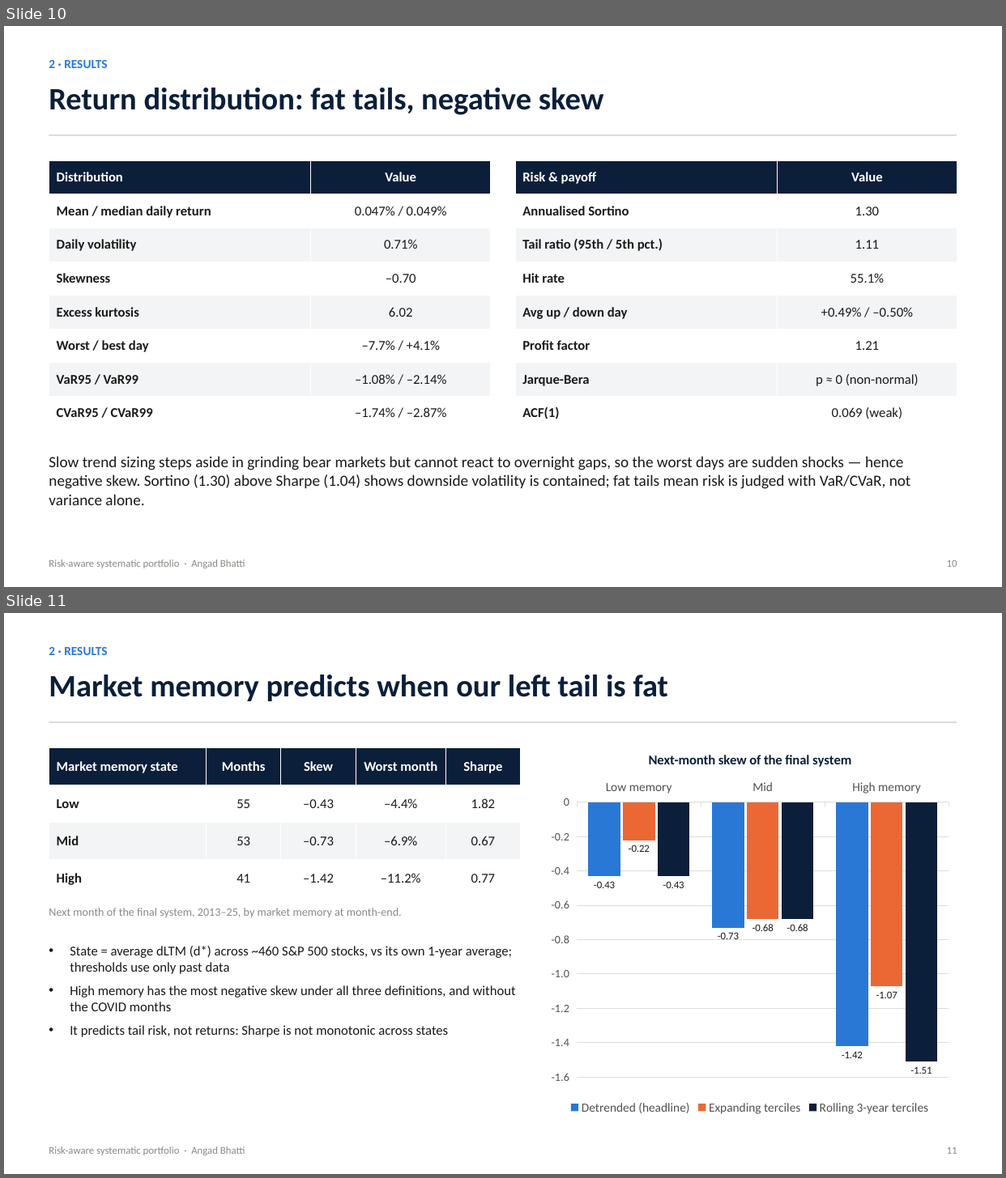
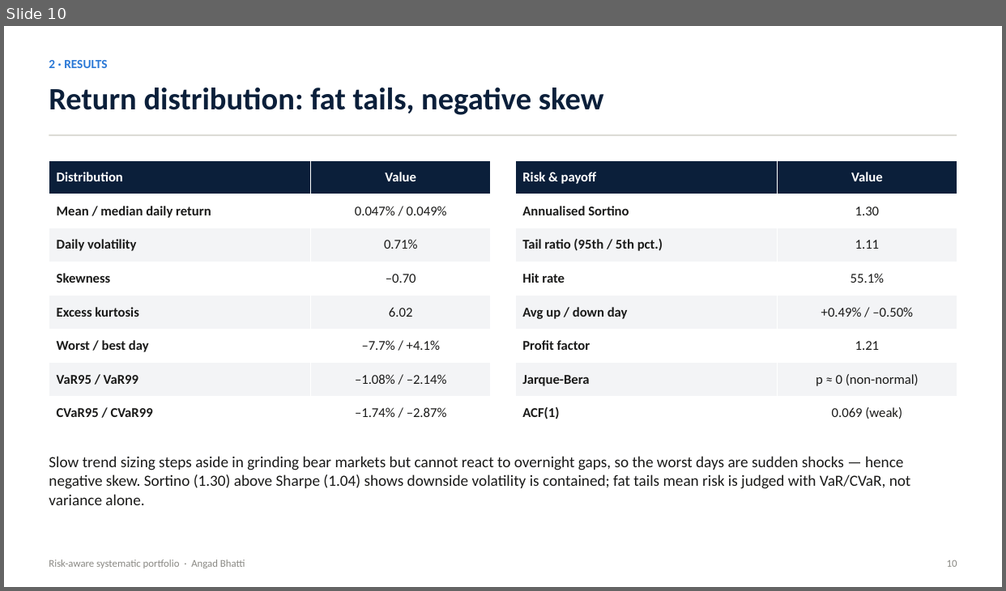
Before and after one commit to Abhatti-123123/carver, a slide deck: carver_presentation.pptx. Shown one above the other, each under a label of ours: slides 10 and 11 before the commit, slide 10 after it. The pictures are 1006x1178 and 1006x591 pixels, drawn with LibreOffice and Linux fonts; fonts in the diff are those of the drawing. Boxes give left, top, right and bottom in pixels: in the first picture for what was removed or moved away, otherwise in the second. Text is boxed around its words. In the diff, an @@ line names an element or a change of style, - is before the commit and + after.

```diff
--- a/carver_presentation.pptx
+++ b/carver_presentation.pptx
@@ slide 11 removed at (x1=4, y1=613, x2=1002, y2=1174), background #FFFFFF @@
@@ text removed at (x1=49, y1=647, x2=107, y2=655) @@
-2 · RESULTS
@@ text removed at (x1=49, y1=675, x2=669, y2=701) @@
-Market memory predicts when our left tail is fat
@@ rectangle removed at (x1=49, y1=722, x2=957, y2=723) @@
@@ table removed at (x1=49, y1=747, x2=521, y2=897), 4 rows, 5 columns @@
-Market memory state | Months | Skew | Worst month | Sharpe
-Low | 55 | –0.43 | –4.4% | 1.82
-Mid | 53 | –0.73 | –6.9% | 0.67
-High | 41 | –1.42 | –11.2% | 0.77
@@ column chart removed at (x1=543, y1=736, x2=957, y2=1118) @@
-title "Next-month skew of the final system"
-categories: Low memory, Mid, High memory
-Detrended (headline): -0.43, -0.73, -1.42
-Expanding terciles: -0.22, -0.68, -1.07
-Rolling 3-year terciles: -0.43, -0.68, -1.51
@@ text removed at (x1=49, y1=908, x2=402, y2=918) @@
-Next month of the final system, 2013–25, by market memory at month-end.
@@ text removed at (x1=70, y1=946, x2=516, y2=1037) @@
-• State = average dLTM (d*) across ~460 S&P 500 stocks, vs its own 1-year average; thresholds use only past data
-• High memory has the most negative skew under all three definitions, and without the COVID months
-• It predicts tail risk, not returns: Sharpe is not monotonic across states
@@ text removed at (x1=49, y1=1147, x2=245, y2=1156) @@
-Risk-aware systematic portfolio · Angad Bhatti
@@ text removed at (x1=947, y1=1148, x2=957, y2=1154) @@
-11
```
Also in this commit, not shown: 13 slides changed, 1 slide added, 4 other files.
